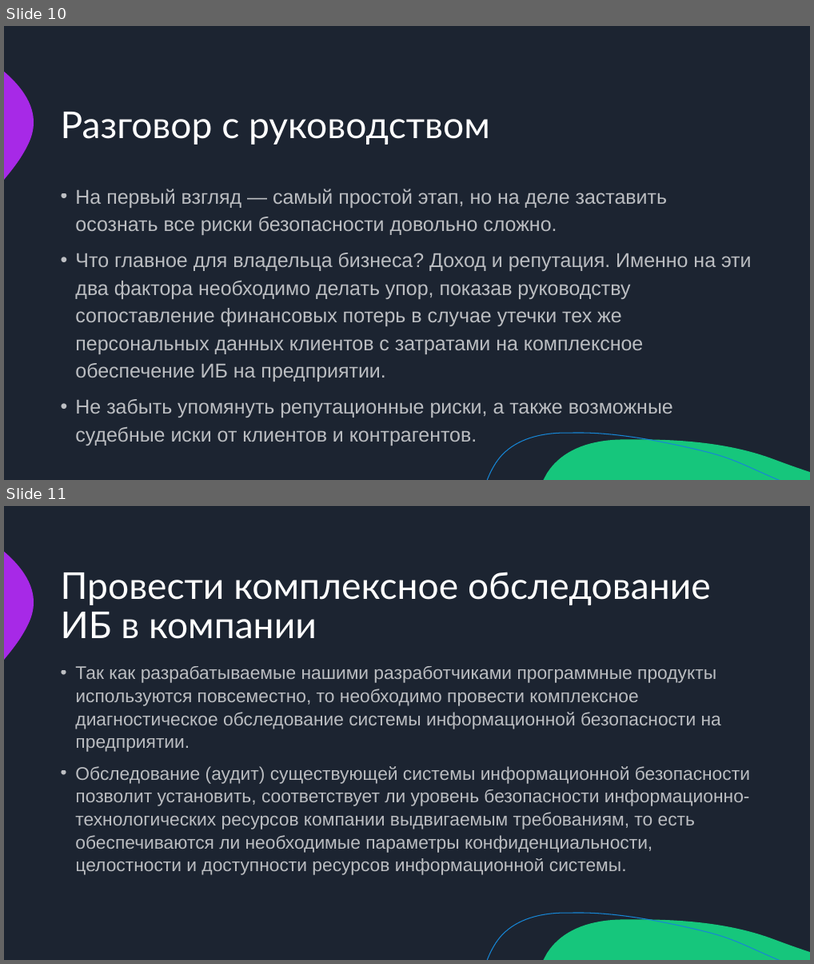
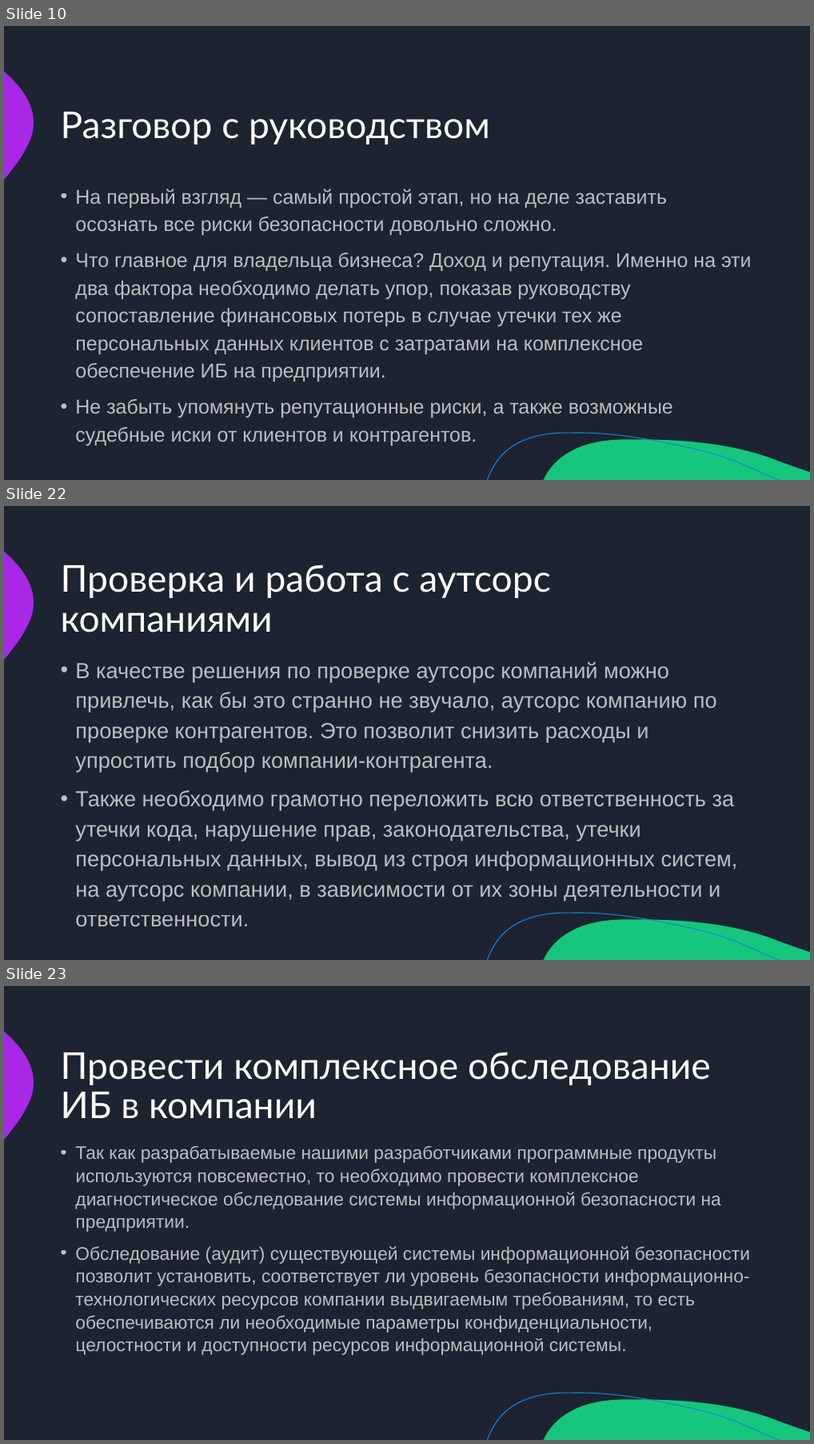
Before and after one commit to misterHush/pd, a slide deck: src/Овсянников_Презентация.pptx. Shown one above the other, each under a label of ours: slides 10 and 11 before the commit, slides 10, 22 and 23 after it; the slides between them are not shown. The pictures are 814x964 and 814x1444 pixels, drawn with LibreOffice and Linux fonts; fonts in the diff are those of the drawing. Boxes give left, top, right and bottom in pixels: in the first picture for what was removed or moved away, otherwise in the second. Text is boxed around its words. In the diff, an @@ line names an element or a change of style, - is before the commit and + after.

```diff
--- a/src/Овсянников_Презентация.pptx
+++ b/src/Овсянников_Презентация.pptx
@@ slide 22 added at bbox=[4, 506, 810, 960], background #1C2431; not listed: 3 template elements that a slide beside it also shows @@
@@ title added at bbox=[61, 564, 550, 632], 44 pt, text #FFFFFF @@
+Проверка и работа с аутсорс компаниями
@@ text added at bbox=[75, 662, 738, 926], 25.9 pt, text #FFFFFF at 70% opacity @@
+• В качестве решения по проверке аутсорс компаний можно привлечь, как бы это странно не звучало, аутсорс компанию по проверке контрагентов. Это позволит снизить расходы и упростить подбор компании-контрагента.
+• Также необходимо грамотно переложить всю ответственность за утечки кода, нарушение прав, законодательства, утечки персональных данных, вывод из строя информационных систем, на аутсорс компании, в зависимости от их зоны деятельности и ответственности.
@@ what was slide 11 is now slide 23 @@
```
Also in this commit, not shown: 4 slides changed, 11 other slides added.
